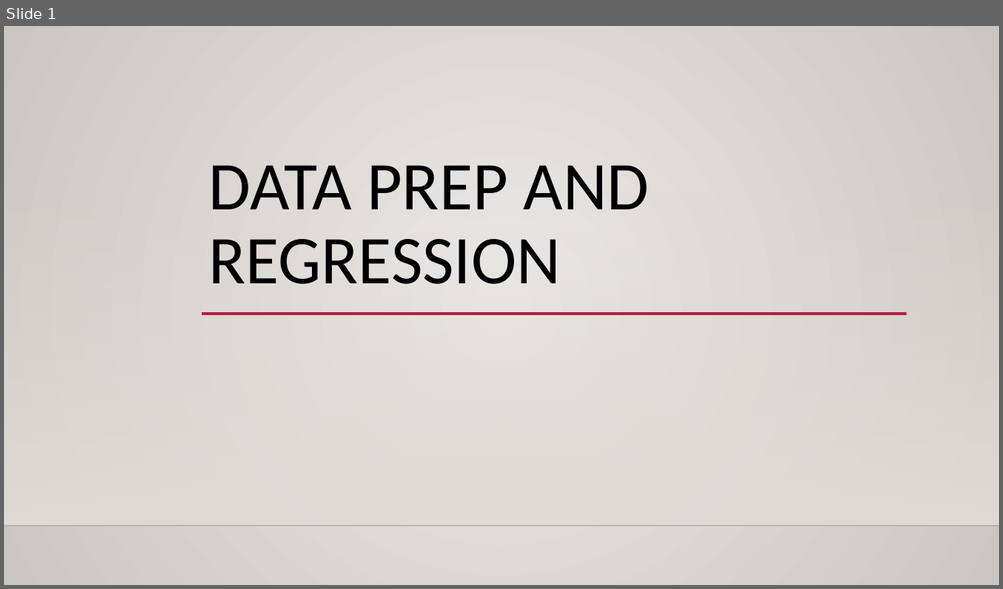
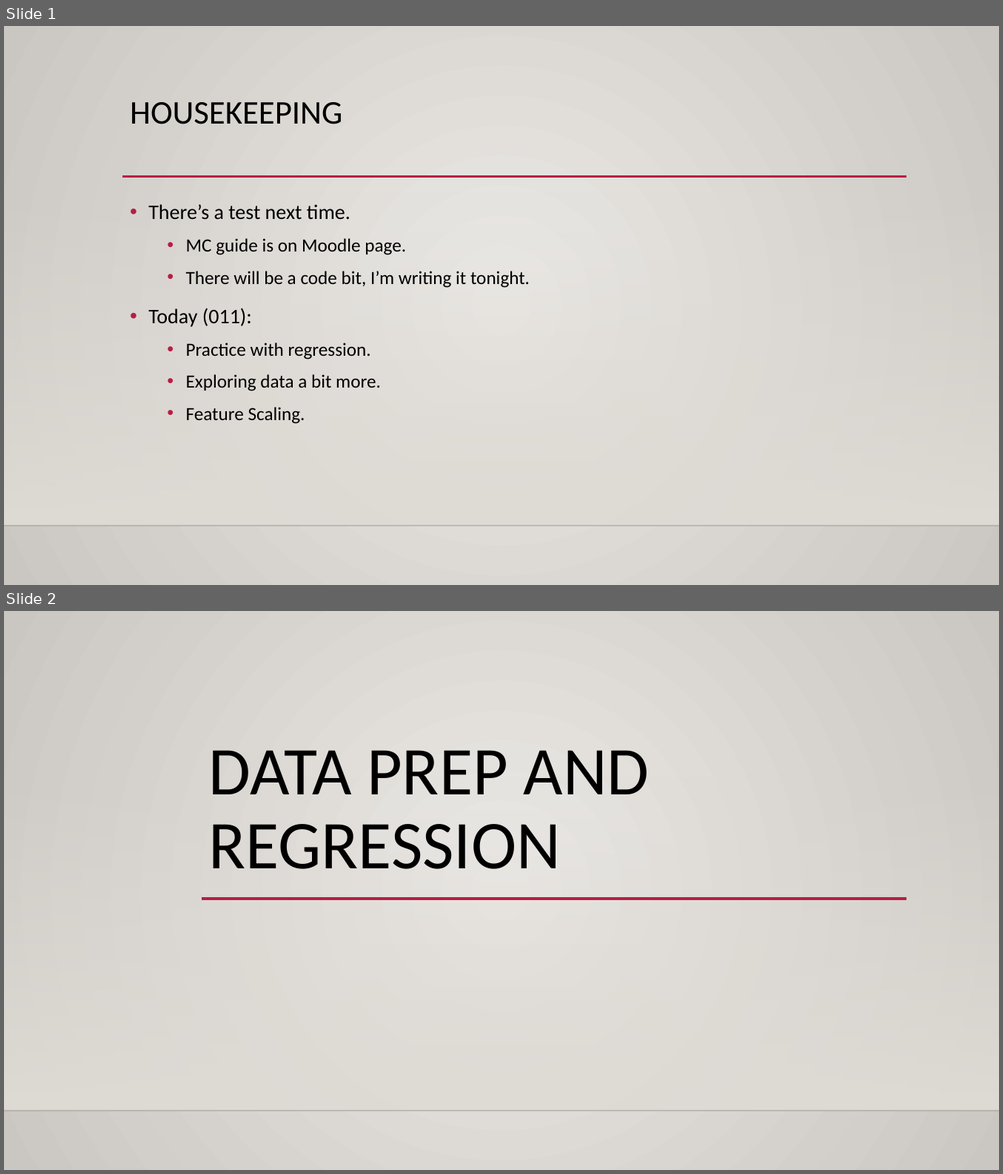
Before and after one commit to AkeemSemper/ML_for_Non_DS_Students, a slide deck: course_resources/slides/Used/012_median_and_scaling.pptx. Shown one above the other, each under a label of ours: slide 1 before the commit, slides 1 and 2 after it. The pictures are 1003x589 and 1003x1174 pixels, drawn with LibreOffice and Linux fonts; fonts in the diff are those of the drawing; background and template pictures are left out. Boxes give left, top, right and bottom in pixels: in the first picture for what was removed or moved away, otherwise in the second. Text is boxed around its words. In the diff, an @@ line names an element or a change of style, - is before the commit and + after.

```diff
--- a/course_resources/slides/Used/012_median_and_scaling.pptx
+++ b/course_resources/slides/Used/012_median_and_scaling.pptx
@@ slide 1 added at (x1=4, y1=26, x2=999, y2=585), background gradient #ECEAE7 to #CAC7C1; not listed: 2 template elements that a slide beside it also shows @@
@@ title added at (x1=130, y1=102, x2=342, y2=124), 32 pt, text #000000 @@
+HOUSEKEEPING
@@ line added from (122, 177) to (907, 177), #B71E42 2.5 pt @@
@@ text added at (x1=148, y1=204, x2=529, y2=424), 18 pt, text #000000 @@
+• There’s a test next time.
+  • MC guide is on Moodle page.
+  • There will be a code bit, I’m writing it tonight.
+• Today (011):
+  • Practice with regression.
+  • Exploring data a bit more.
+  • Feature Scaling.
@@ what was slide 1 is now slide 2 @@
```
Also in this commit, not shown: 8 other files.
